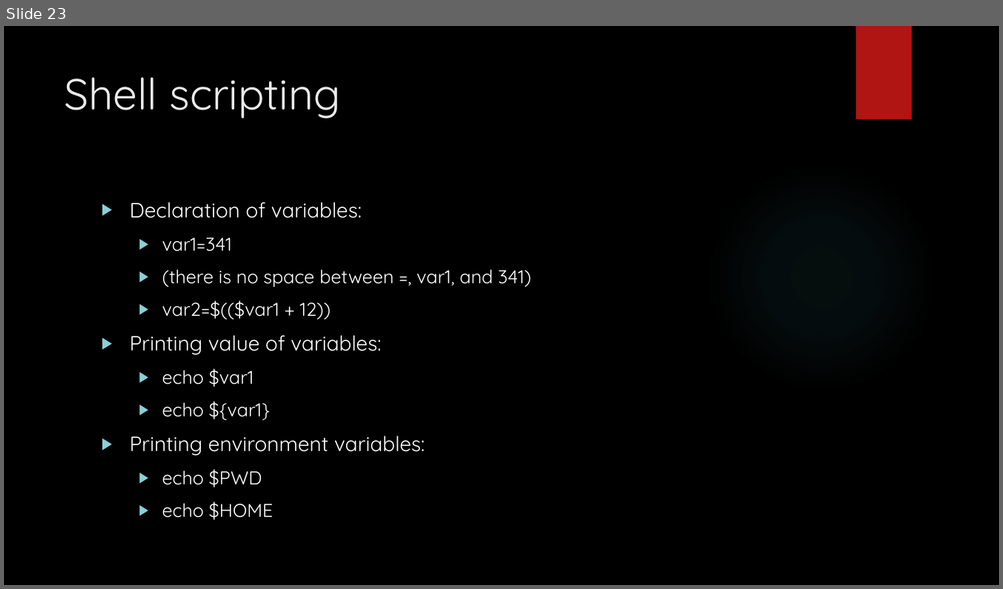
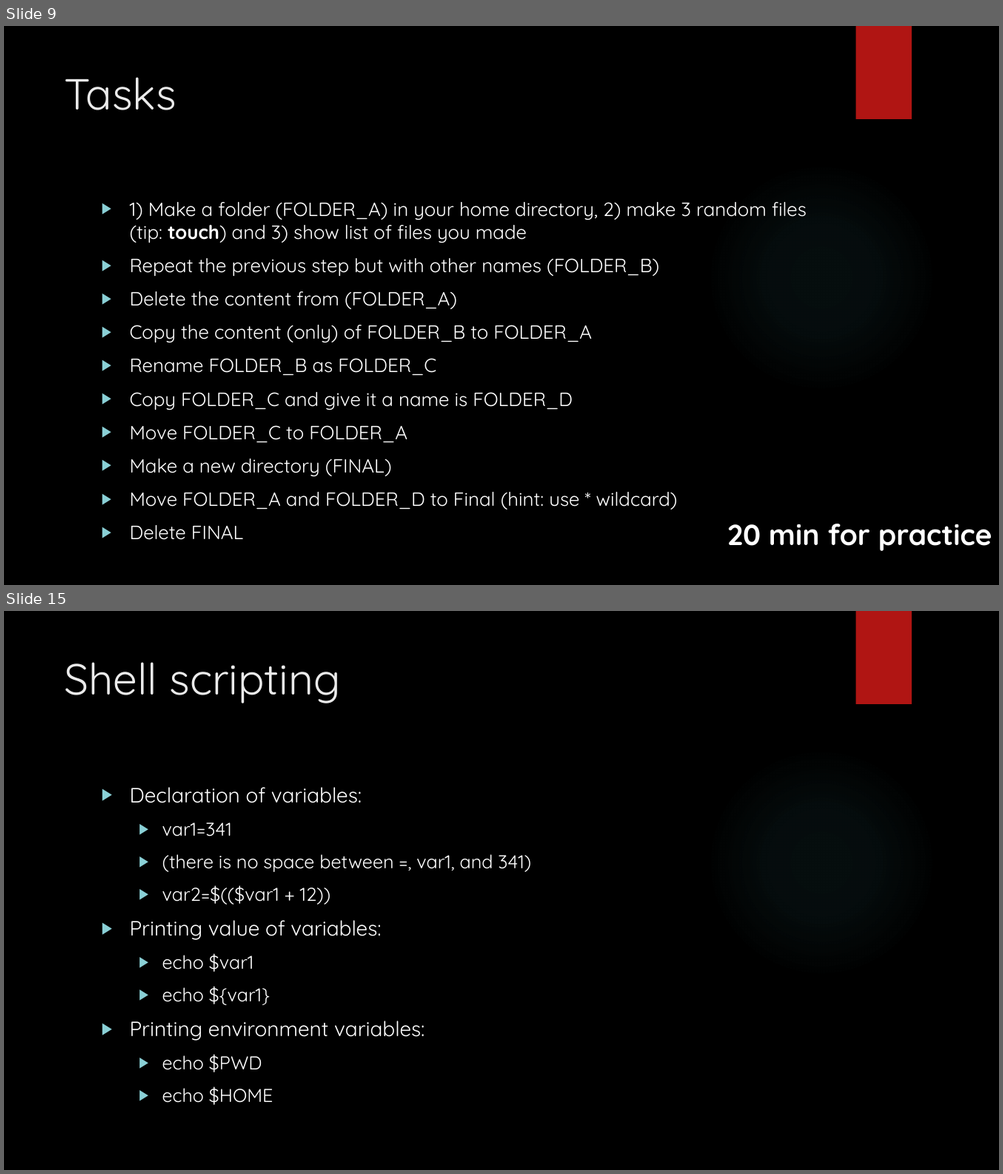
Before and after one commit to sysmedicine/KCLModule2_2021, a slide deck: Slides/IntroToLinux_Day2.pptx. Shown one above the other, each under a label of ours: slide 23 before the commit, slides 9 and 15 after it; the slides between them are not shown. The pictures are 1003x589 and 1003x1174 pixels, drawn with LibreOffice and Linux fonts; fonts in the diff are those of the drawing; background and template pictures are left out. Boxes give left, top, right and bottom in pixels: in the first picture for what was removed or moved away, otherwise in the second. Text is boxed around its words. In the diff, an @@ line names an element or a change of style, - is before the commit and + after.

```diff
--- a/Slides/IntroToLinux_Day2.pptx
+++ b/Slides/IntroToLinux_Day2.pptx
@@ slide 9 added at bbox=[4, 26, 999, 585], background picture (left out); not listed: 2 template elements that a slide beside it also shows @@
@@ title added at bbox=[64, 77, 176, 110], 42 pt, text #EBEBEB @@
+Tasks
@@ text added at bbox=[130, 202, 806, 540], 18.5 pt, text #FFFFFF @@
+▶ 1) Make a folder (FOLDER_A) in your home directory, 2) make 3 random files (tip: touch) and 3) show list of files you made
+▶ Repeat the previous step but with other names (FOLDER_B)
+▶ Delete the content from (FOLDER_A)
+▶ Copy the content (only) of FOLDER_B to FOLDER_A
+▶ Rename FOLDER_B as FOLDER_C
+▶ Copy FOLDER_C and give it a name is FOLDER_D
+▶ Move FOLDER_C to FOLDER_A
+▶ Make a new directory (FINAL)
+▶ Move FOLDER_A and FOLDER_D to Final (hint: use * wildcard)
+▶ Delete FINAL
@@ text added at bbox=[727, 524, 992, 551], 28 pt, text #FFFFFF, bold @@
+20 min for practice
@@ what was slide 23 is now slide 15 @@
```
Also in this commit, not shown: 4 slides changed, 10 other slides added, 19 slides removed, 1 other file.
